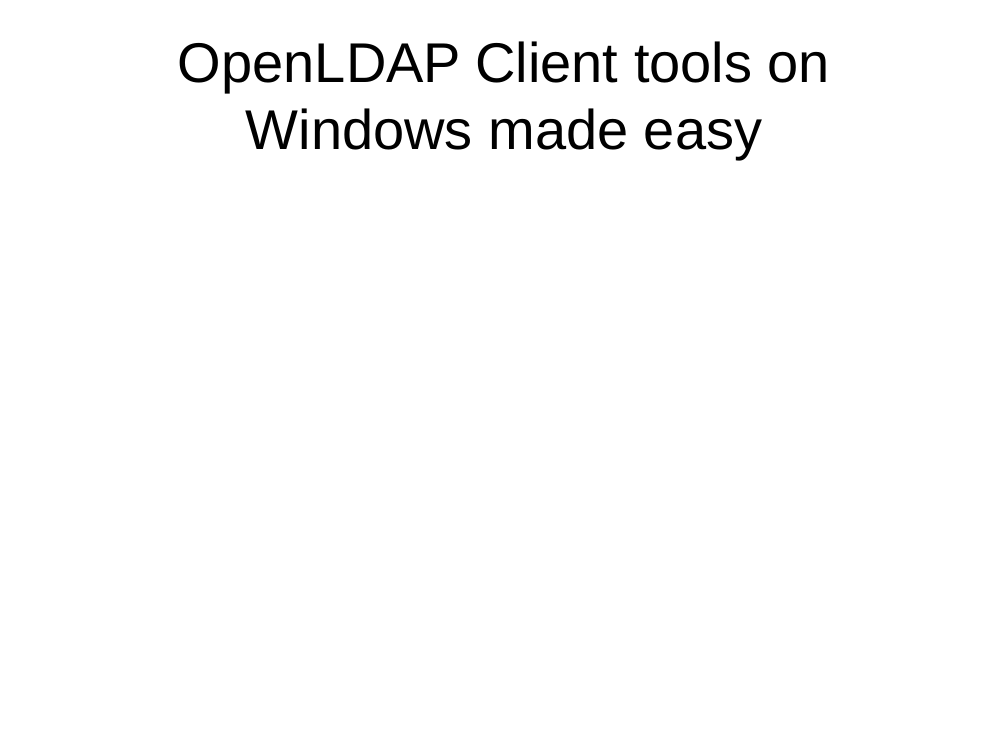
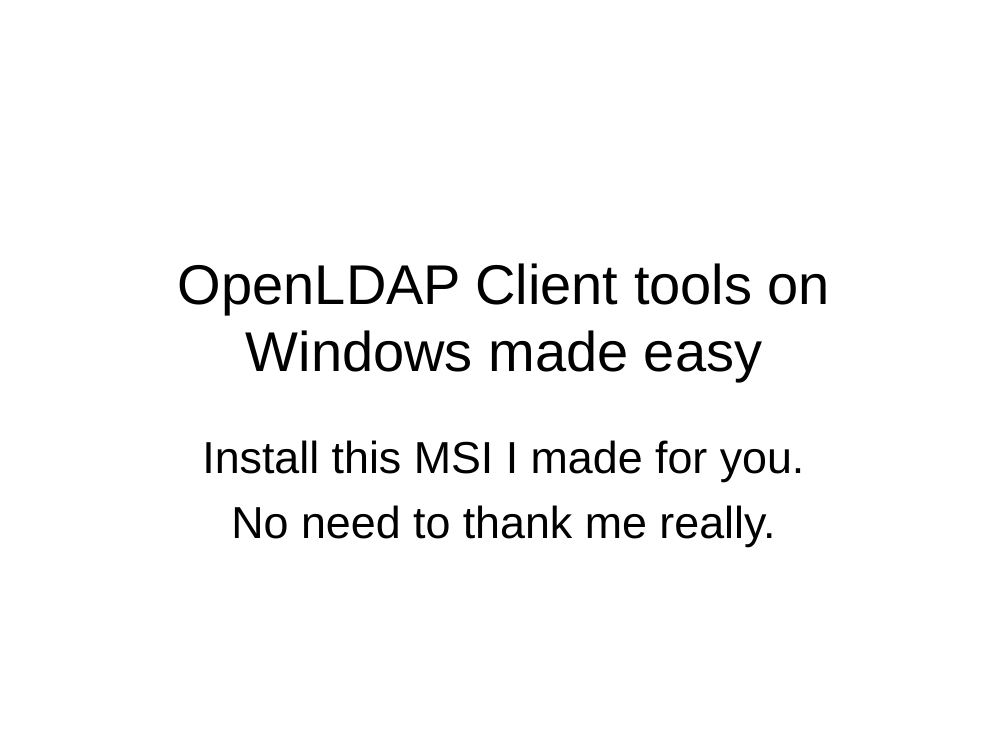
Before and after one commit to LIPHP/LDAP-Talk, a slide deck: slide 18 of Docs/LIPHP-Using LDAP with PHP.ppt (slide 19 before the commit). Drawn at 1008x756 pixels with LibreOffice and Linux fonts; fonts in the diff are those of the drawing. Boxes give left, top, right and bottom in pixels: in the first picture for what was removed or moved away, otherwise in the second. Text is boxed around its words. In the diff, an @@ line names an element or a change of style, - is before the commit and + after.

```diff
--- a/Docs/LIPHP-Using LDAP with PHP.ppt
+++ b/Docs/LIPHP-Using LDAP with PHP.ppt
@@ title "OpenLDAP Client tools on Windows ...": place and size @@
-title "OpenLDAP Client tools on Windows ..." at (178, 41, 830, 159)
+title "OpenLDAP Client tools on Windows ..." at (178, 263, 830, 381)
@@ subtitle added at (202, 440, 805, 547), 32 pt, text #000000 @@
+Install this MSI I made for you.
+No need to thank me really.
```
Also in this commit, not shown: 14 other slides changed, 3 slides added, 2 slides removed.
